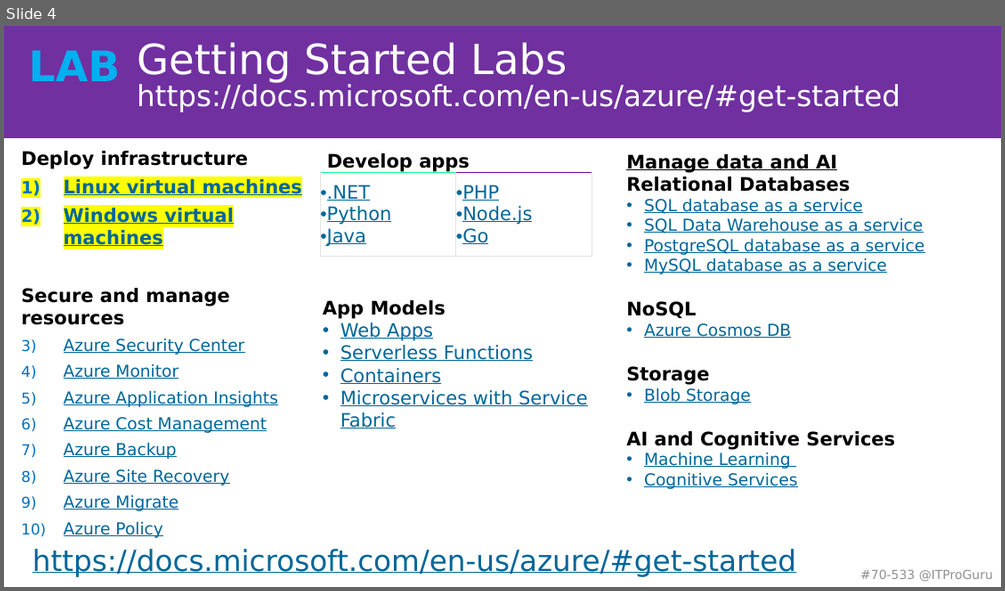
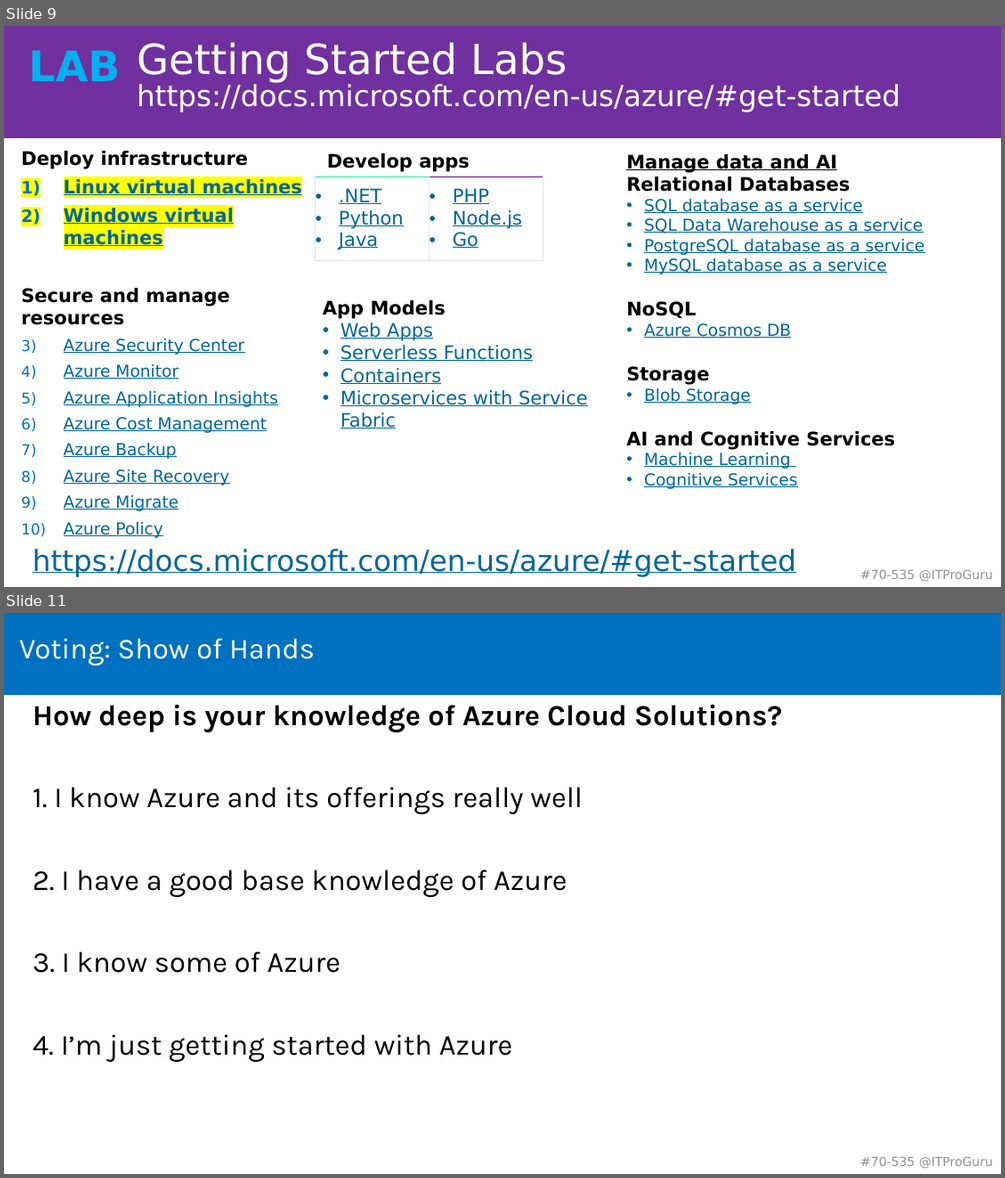
Before and after one commit to guruskill/70-535, a slide deck: Presentations/2018-05-14-Boston/535-Opening-Extra.pptx. Shown one above the other, each under a label of ours: slide 4 before the commit, slides 9 and 11 after it; the slides between them are not shown. The pictures are 1005x591 and 1005x1178 pixels, drawn with LibreOffice and Linux fonts; fonts in the diff are those of the drawing. Boxes give left, top, right and bottom in pixels: in the first picture for what was removed or moved away, otherwise in the second. Text is boxed around its words. In the diff, an @@ line names an element or a change of style, - is before the commit and + after.

```diff
--- a/Presentations/2018-05-14-Boston/535-Opening-Extra.pptx
+++ b/Presentations/2018-05-14-Boston/535-Opening-Extra.pptx
@@ slide 11 added at [4, 613, 1001, 1174], background #FFFFFF; not listed: 2 template elements that a slide beside it also shows @@
@@ title added at [19, 638, 315, 666], 28 pt, text #FFFFFF @@
+Voting: Show of Hands
@@ text added at [32, 704, 782, 1062], 28 pt, text #000000 @@
+How deep is your knowledge of Azure Cloud Solutions?
+1. I know Azure and its offerings really well
+2. I have a good base knowledge of Azure
+3. I know some of Azure
+4. I’m just getting started with Azure
@@ what was slide 4 is now slide 9 @@
@@ slide 9 changed as well @@
@@ table at [316, 176, 542, 263] @@
@@ indent changed @@
@@ table: place and size @@
-table at [320, 173, 592, 258]
+table at [316, 176, 542, 263]
@@ text at [860, 570, 993, 581]: text changed @@
-#70-533 @ITProGuru
+#70-535 @ITProGuru
```
Also in this commit, not shown: 3 other slides changed, 20 other slides added, 1 slide removed.
